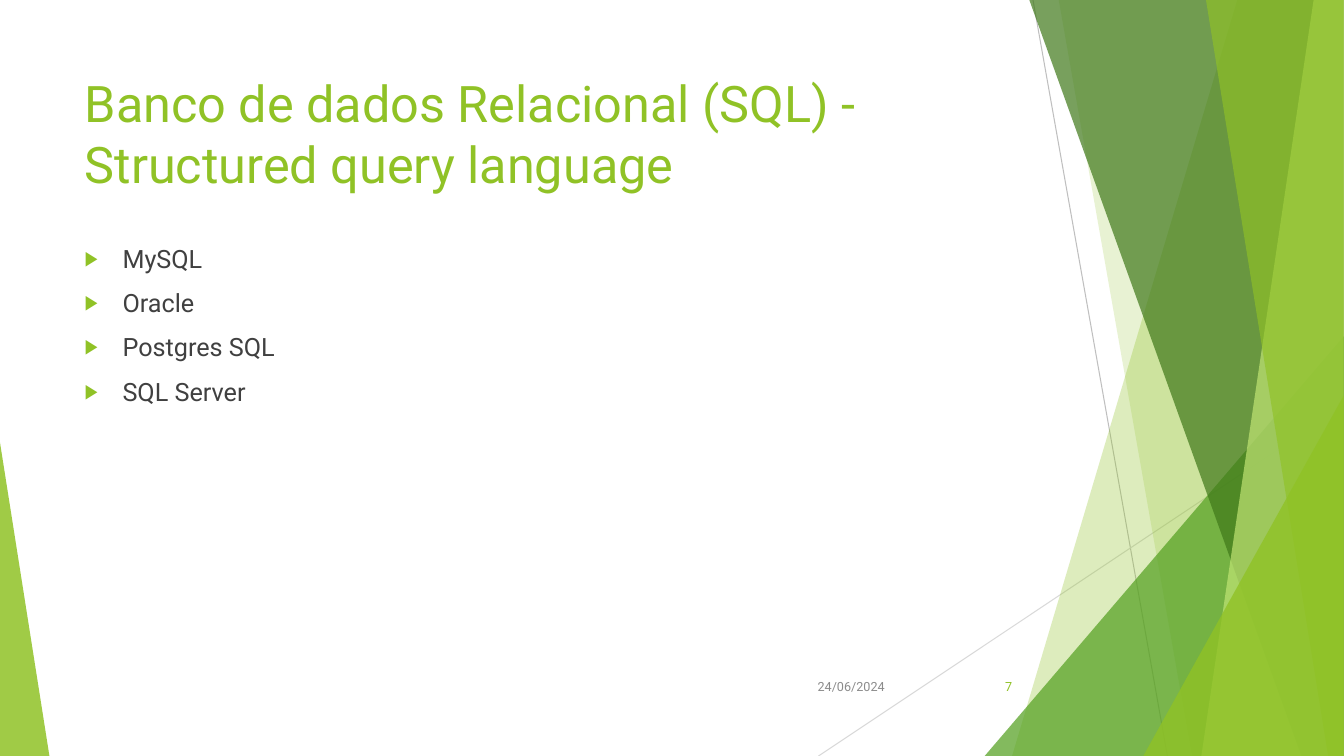
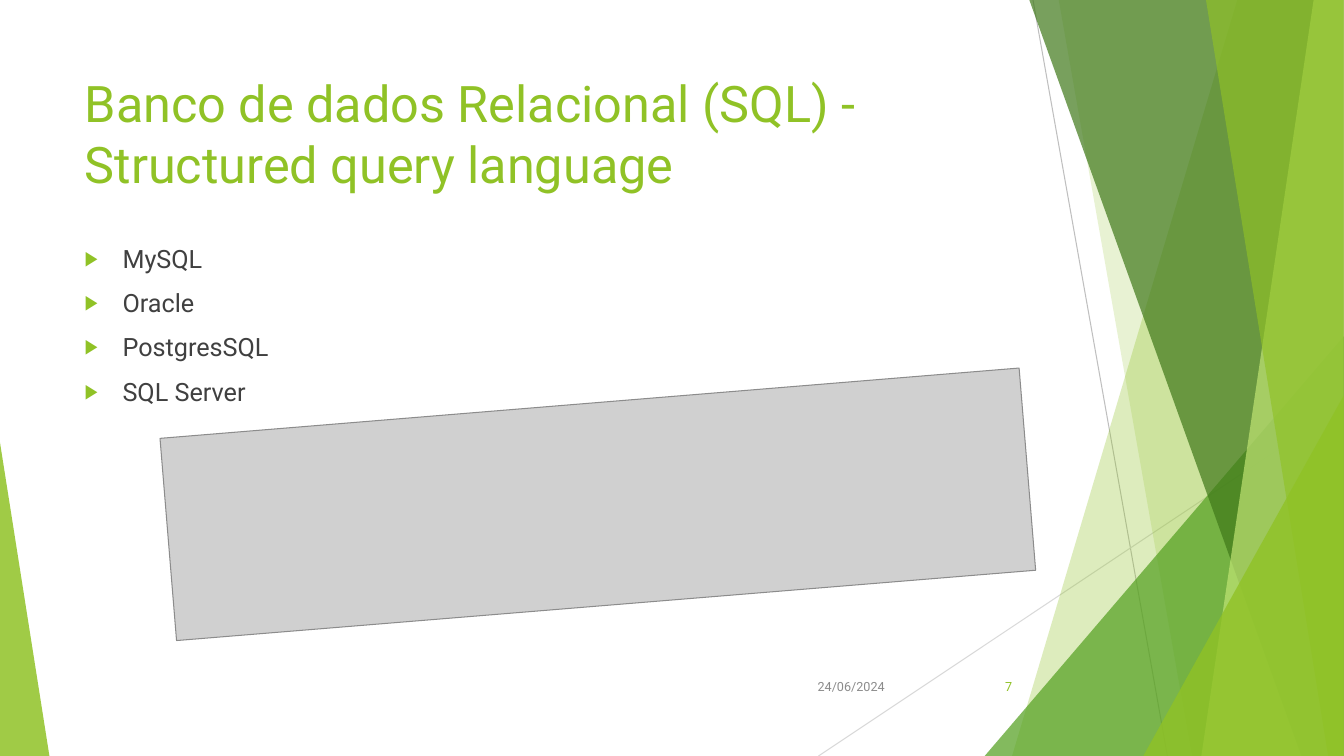
Before and after one commit to evertongodoy/senac-db, a slide deck: slide 7 of presentation/Senac.pptx. Drawn at 1344x756 pixels with LibreOffice and Linux fonts; fonts in the diff are those of the drawing; grey boxes stand for pictures. Boxes give left, top, right and bottom in pixels: in the first picture for what was removed or moved away, otherwise in the second. Text is boxed around its words. In the diff, an @@ line names an element or a change of style, - is before the commit and + after.

```diff
--- a/presentation/Senac.pptx
+++ b/presentation/Senac.pptx
@@ text at [123, 338, 269, 362]: spaces changed @@
-▶ Postgres SQL
+▶ PostgresSQL
@@ picture added at [161, 368, 1036, 641] @@
```
Also in this commit, not shown: 8 other slides changed.
